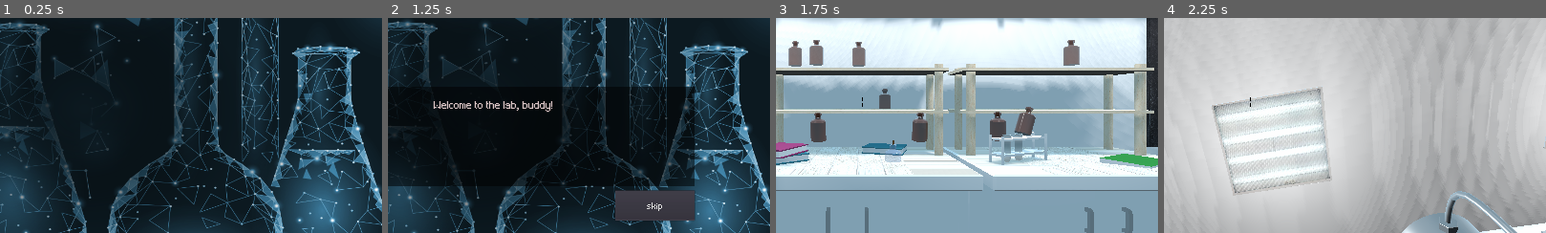
Above: before the commit, frames 1-4 (left to right).
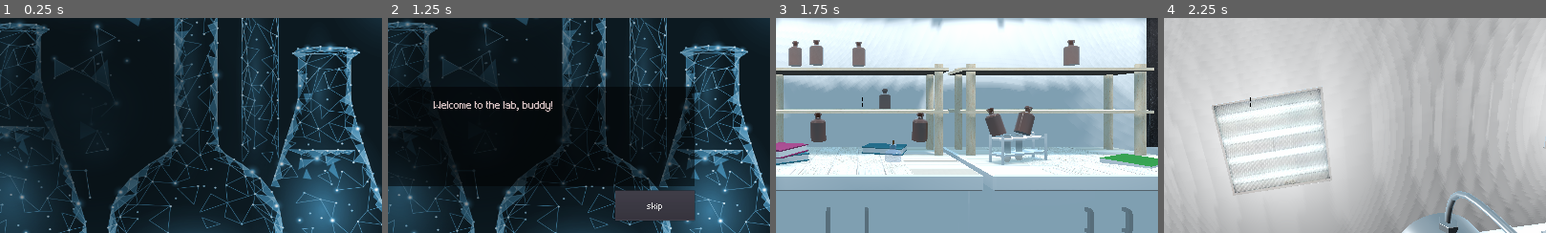
Above: after the commit, the same moments.

Repository: AlinaRinn/ChemLab
Game: Godot game, scene res://scenes/main/main_menu.tscn
Same seed, same stepped clock (60 frames per second), same inputs: the game is played once before the commit and once after it.
Inputs (mouse positions are % of the whole screen's width and height, from its top left):
- Up to frame 1 (0.25 s): no input
- Up to frame 2 (1.25 s): click "Лаборатория 1" at 0.5 s
- Up to frame 3 (1.75 s): click "skip" at 1.25 s
- Up to frame 4 (2.25 s): move the mouse to (55, 50) at 2.02 s
The pictures show only the part of the screen within x 39-89%, y 30-80%; the shares and areas given below are measured in that part.

Frames 1-2 are identical in both runs. In frame 3, 0.4% of the frame differs, in the area x 54-68%, y 40-67%; in frame 4, nothing differs.
Error in both runs: Invalid set index 'visible' (on base: 'null instance') with value of type 'bool'. (res://scripts/objects/interactive/tube.gd:45)

Commit message:
Refactoring

Diff:
--- a/characters/player.tscn
+++ b/characters/player.tscn
@@ -15,6 +15,7 @@
 
 onready var rc = $head/eye
 onready var anim = $AnimationPlayer
+onready var hand = $head/player_hand
 
 var in_hand_object = null
 var in_hand_object_id = null
@@ -28,16 +29,17 @@
 		if in_hand_object_id == object.id:
 			swap_obj = in_hand_object
 			swap_obj.translation = object.translation
-			$head/player_hand.remove_child(in_hand_object)
+			hand.remove_child(in_hand_object)
 		else:
 			in_hand_object.queue_free()
 
 	# Грузит объект в ручки
-	in_hand_object_id = object.id
 	object.get_parent().remove_child(object)
 	object.translation = Vector3(0, 0, 0)
-	$head/player_hand.add_child(object)
+
+	hand.add_child(object)
 	in_hand_object = object
+	in_hand_object_id = object.id
 
 	return swap_obj
 
@@ -46,9 +48,9 @@
 	if cast:
 		G.label_1.text = cast.label
 		if cast.left_click_label != \"\":
-			G.label_2.text += \"LMB - \" + cast.left_click_label + \"\\n\"
+			G.label_2.text += \"ЛКМ - \" + cast.left_click_label + \"\\n\"
 		if cast.right_click_label != \"\":
-			G.label_2.text += \"RMB - \" + cast.right_click_label + \"\\n\"
+			G.label_2.text += \"ПКМ - \" + cast.right_click_label + \"\\n\"
 	else:
 		G.label_1.text
 		G.label_2.text
@@ -90,7 +92,7 @@
 		var drop_obj = null
 		drop_obj = in_hand_object
 		drop_obj.translation = G.player.translation
-		$head/player_hand.remove_child(in_hand_object)
+		hand.remove_child(in_hand_object)
 		in_hand_object = null
 		G.root_level.add_child(drop_obj)
 
--- a/objects/interactive/bottle.tscn
+++ b/objects/interactive/bottle.tscn
@@ -9,6 +9,7 @@
 extents = Vector3( 0.162647, 0.208818, 0.165549 )
 
 [node name="bottle" type="RigidBody"]
+mass = 2.0
 gravity_scale = 0.8
 script = ExtResource( 2 )
 
--- a/objects/interactive/sink.tscn
+++ b/objects/interactive/sink.tscn
@@ -4,7 +4,7 @@
 [ext_resource path="res://assets/materials/metal.material" type="Material" id=2]
 [ext_resource path="res://assets/materials/metal_gold.material" type="Material" id=3]
 [ext_resource path="res://objects/interaction.tscn" type="PackedScene" id=4]
-[ext_resource path="res://objects/interactive/sink.gd" type="Script" id=5]
+[ext_resource path="res://scripts/objects/interactive/sink.gd" type="Script" id=5]
 
 [node name="sink" instance=ExtResource( 1 )]
 transform = Transform( 1, 0, 0, 0, -4.37114e-08, -1, 0, 1, -4.37114e-08, 0, 0, 0 )
@@ -22,16 +22,11 @@
 [node name="KitchenSinkHandleL" parent="." index="3"]
 material/0 = ExtResource( 3 )
 
-[node name="interactive_1" parent="." index="4" instance=ExtResource( 4 )]
-transform = Transform( 25.426, 0, 0, 0, 40.2958, -1.23922e-06, 0, -1.23922e-06, 11.9457, 0, 4.72767e-07, 10.8156 )
+[node name="interactive" parent="." index="4" instance=ExtResource( 4 )]
+transform = Transform( 12.4384, 0, 0, 0, 2.36999, 5.34073e-07, 0, 5.34073e-07, 14.5882, -15.2231, -8.43835e-07, -19.3047 )
 label = "Раковина"
-need = "tube"
-left_click_action = "drain"
-left_click_label = "Слить воду"
-
-[node name="interactive_2" parent="." index="5" instance=ExtResource( 4 )]
-transform = Transform( 12.4384, 0, 0, 0, 2.36999, 5.34073e-07, 0, 5.34073e-07, 14.5882, -15.2231, -8.43835e-07, -19.3047 )
-label = "Кран"
 need = "tube"
 left_click_action = "pour"
 left_click_label = "Набрать воду"
+right_click_action = "drain"
+right_click_label = "Слить воду"
--- a/objects/interactive/tube.tscn
+++ b/objects/interactive/tube.tscn
@@ -20,6 +20,8 @@
 tracks/0/keys = PoolRealArray( 0, 1, 0, 0, 0, 0, 0, 0, 1, 1, 1, 1, 1, 1, 0, 0.300043, 0, 0, 0, 0, 1, 1, 1, 1 )
 
 [node name="tube" type="RigidBody"]
+mass = 2.0
+gravity_scale = 0.8
 script = ExtResource( 4 )
 
 [node name="CollisionShape" type="CollisionShape" parent="."]
--- a/objects/interactive/tube_1.tscn
+++ b/objects/interactive/tube_1.tscn
@@ -20,3 +20,4 @@
 
 [node name="interactive" parent="." instance=ExtResource( 3 )]
 transform = Transform( 0.282561, -0.0292169, -7.51434e-05, 0.00398008, 2.07422, 0.00533472, 0, -0.0401569, 0.275608, 0, 0, 0 )
+visible = false
Renamed: objects/interactive/sink.gd -> scripts/objects/interactive/sink.gd
